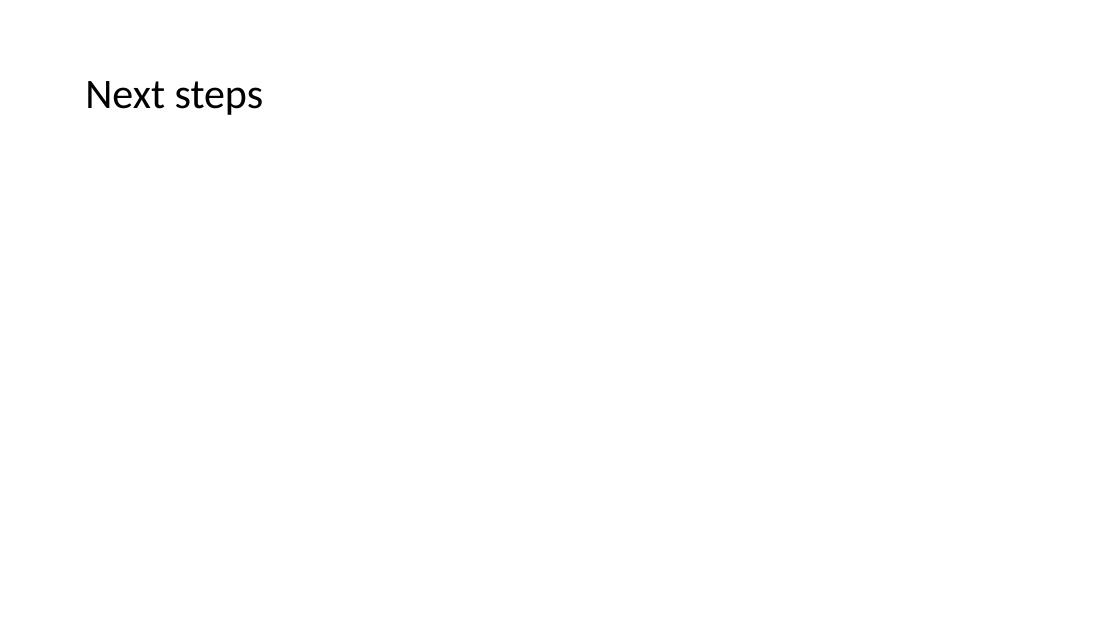
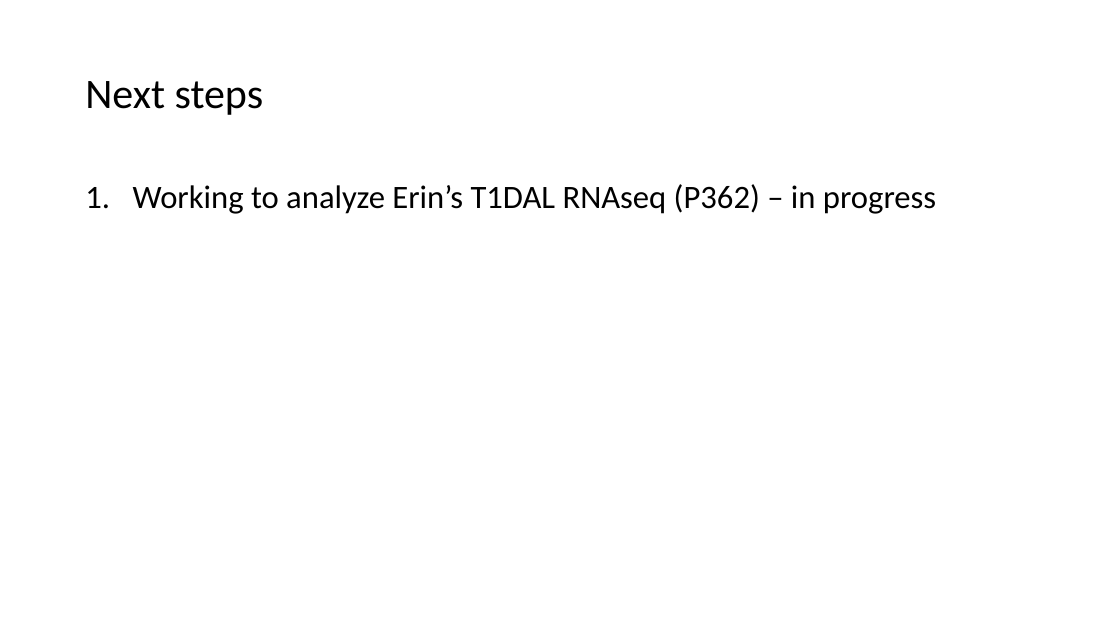
Before and after one commit to tybottorff/bottorffdocs, a slide deck: slide 9 of presentations/weekly_meetings/7_11_24.pptx. Drawn at 1120x630 pixels with LibreOffice and Linux fonts; fonts in the diff are those of the drawing. Boxes give left, top, right and bottom in pixels: in the first picture for what was removed or moved away, otherwise in the second. Text is boxed around its words. In the diff, an @@ line names an element or a change of style, - is before the commit and + after.

```diff
--- a/presentations/weekly_meetings/7_11_24.pptx
+++ b/presentations/weekly_meetings/7_11_24.pptx
@@ text added at <box>133,184,936,214</box>, 28 pt, text #000000 @@
+1. Working to analyze Erin’s T1DAL RNAseq (P362) – in progress
```
Also in this commit, not shown: 3 other slides changed.
